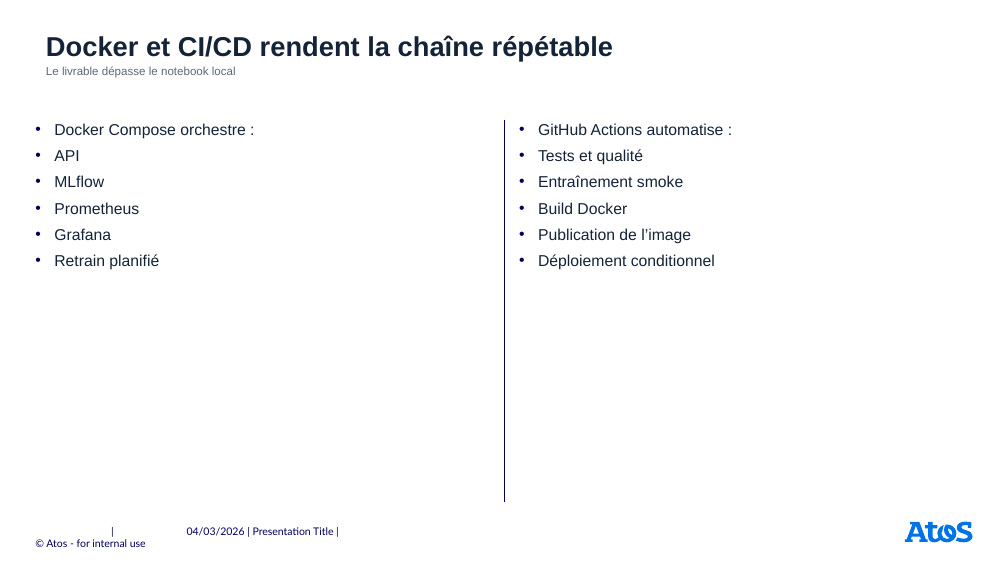
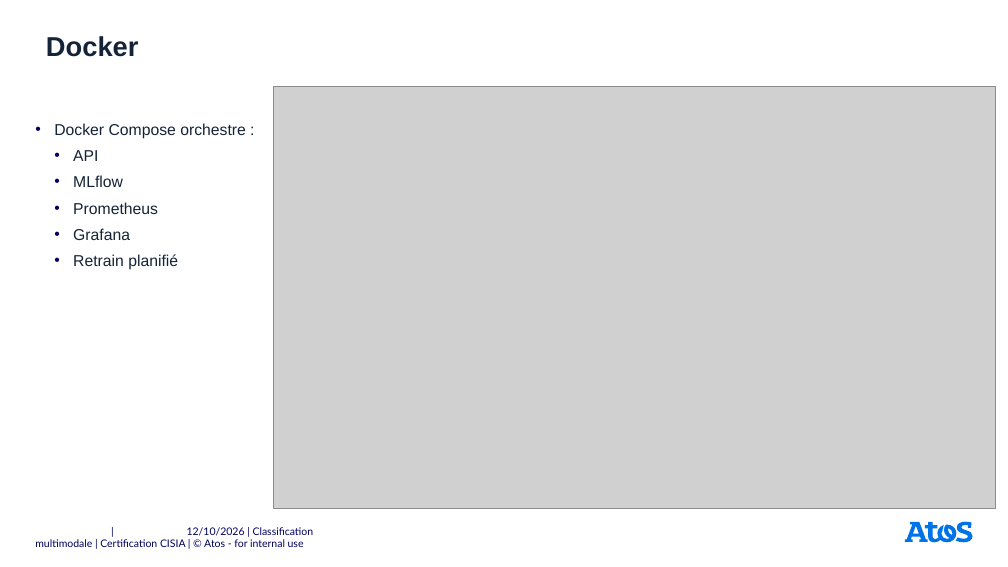
Before and after one commit to userZku/multimodal-classification, a slide deck: slide 19 of reports/soutenance/presentation-certification-atos.pptx. Drawn at 1008x567 pixels with LibreOffice and Linux fonts; fonts in the diff are those of the drawing; grey boxes stand for pictures; background and template pictures are left out. Boxes give left, top, right and bottom in pixels: in the first picture for what was removed or moved away, otherwise in the second. Text is boxed around its words. In the diff, an @@ line names an element or a change of style, - is before the commit and + after.

```diff
--- a/reports/soutenance/presentation-certification-atos.pptx
+++ b/reports/soutenance/presentation-certification-atos.pptx
@@ title at <box>46,36,139,57</box>: text changed @@
-Docker et CI/CD rendent la chaîne répétable
+Docker
@@ text removed at <box>46,66,236,78</box> @@
-Le livrable dépasse le notebook local
@@ picture added at <box>274,87,995,509</box> @@
@@ line removed from (504, 119) to (504, 503) @@
@@ text removed at <box>538,123,724,270</box> @@
-• GitHub Actions automatise :
-• Tests et qualité
-• Entraînement smoke
-• Build Docker
-• Publication de l’image
-• Déploiement conditionnel
@@ text at <box>73,150,178,270</box>: list level 1 to 2 in "API"; list level 1 to 2 in "MLflow"; list level 1 to 2 in "Prometheus"; list level 1 to 2 in "Grafana"; list level 1 to 2 in "Retrain planifié" @@
@@ text at <box>35,527,314,547</box>: text changed @@
-| 04/03/2026 | Presentation Title | © Atos - for internal use
+| 12/10/2026 | Classification multimodale | Certification CISIA | © Atos - for internal use
```
Also in this commit, not shown: 17 other slides changed, 4 slides added, 3 slides removed, 4 other files.
